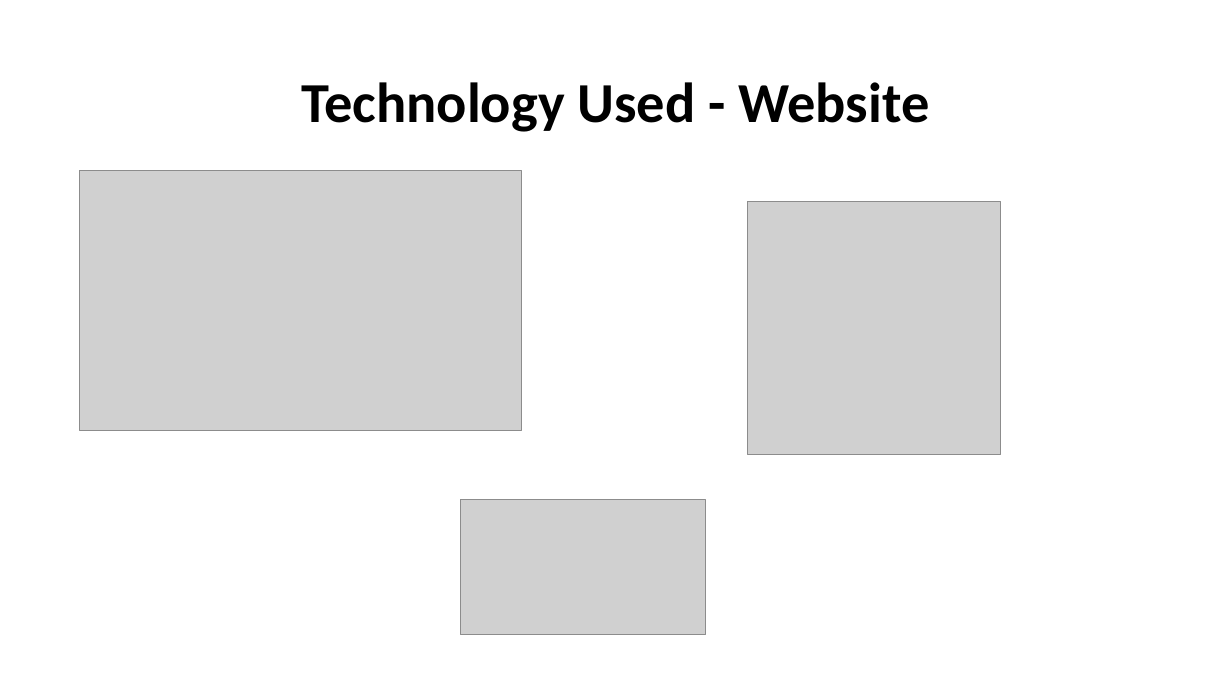
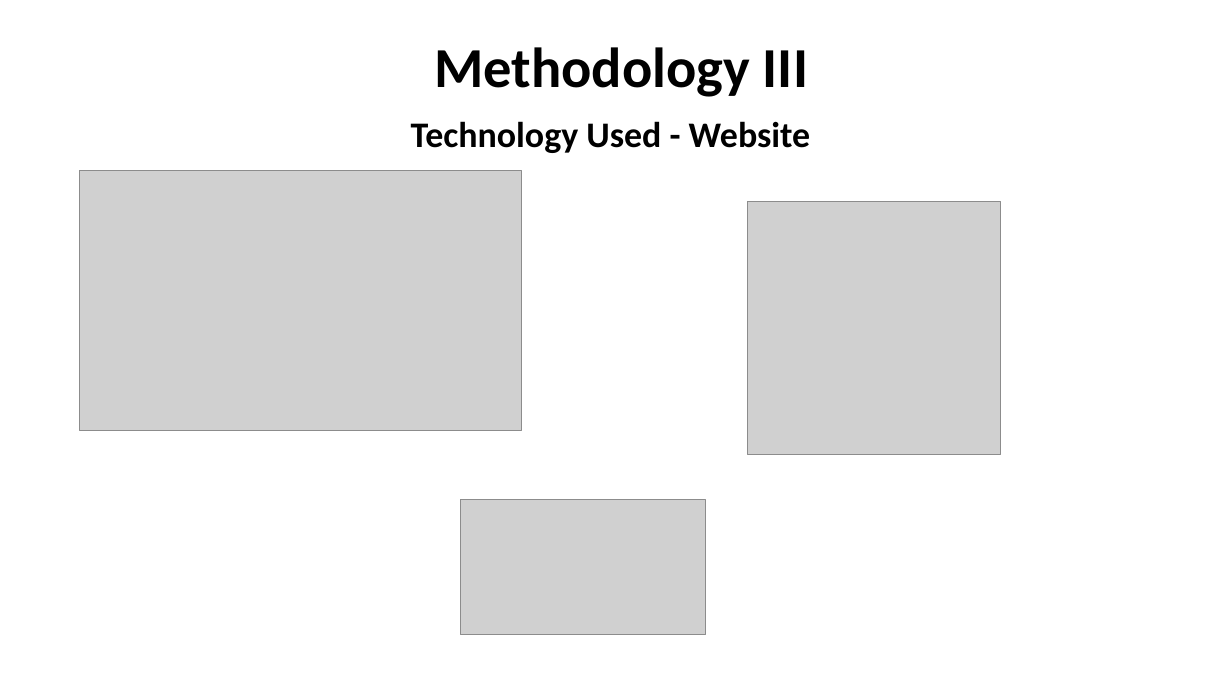
Before and after one commit to scoall/smart-plant, a slide deck: slide 9 of CMP311Presentation.pptx. Drawn at 1232x693 pixels with LibreOffice and Linux fonts; fonts in the diff are those of the drawing; grey boxes stand for pictures. Boxes give left, top, right and bottom in pixels: in the first picture for what was removed or moved away, otherwise in the second. Text is boxed around its words. In the diff, an @@ line names an element or a change of style, - is before the commit and + after.

```diff
--- a/CMP311Presentation.pptx
+++ b/CMP311Presentation.pptx
@@ text added at [434, 47, 809, 97], 44 pt, text #000000, bold @@
+Methodology III
@@ title "Technology Used - Website": place and size @@
-title "Technology Used - Website" at [301, 82, 929, 132]
+title "Technology Used - Website" at [411, 121, 811, 153]
@@ title "Technology Used - Website" at [411, 121, 811, 153]: size 44 to 28 pt @@
```
Also in this commit, not shown: 7 other slides changed.
